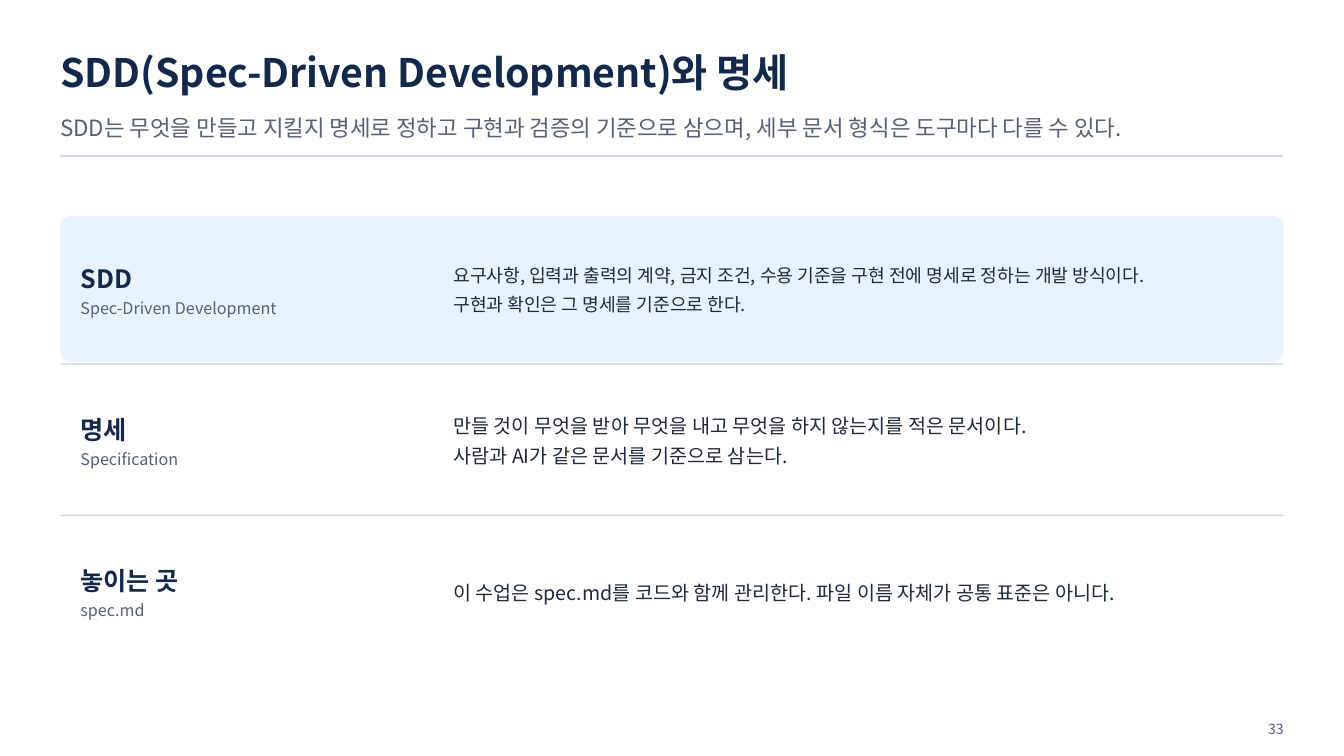
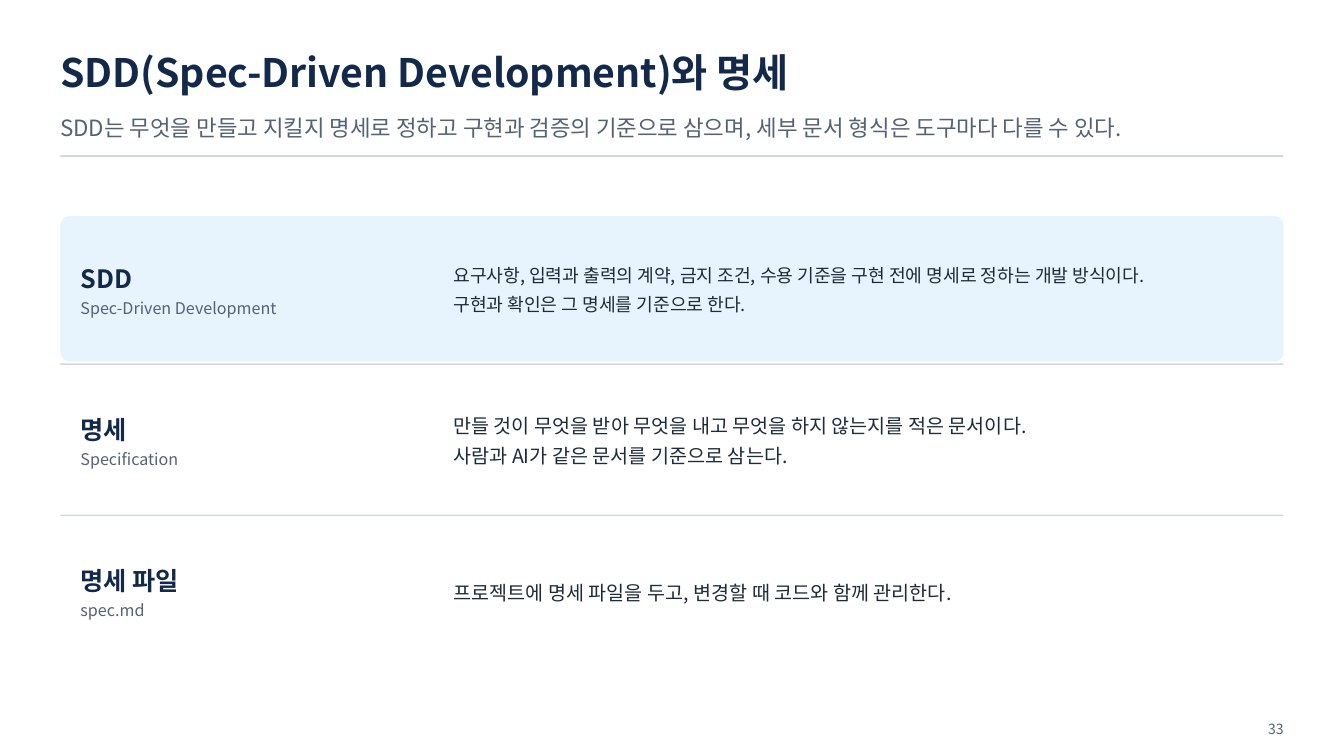
Before and after one commit to uengine-oss/hyd-iot-edu, a slide deck: slide 33 of workspace/강의제작/산출물/통합반/이론/07회차/통합반_07일차.pptx. Drawn at 1344x756 pixels with LibreOffice and Linux fonts; fonts in the diff are those of the drawing. Boxes give left, top, right and bottom in pixels: in the first picture for what was removed or moved away, otherwise in the second. Text is boxed around its words. In the diff, an @@ line names an element or a change of style, - is before the commit and + after.

Commit message:
통합반 7회차 32~35장 명세의 구체적 판단과 낭독·강조를 확정

```diff
--- a/workspace/강의제작/산출물/통합반/이론/07회차/통합반_07일차.pptx
+++ b/workspace/강의제작/산출물/통합반/이론/07회차/통합반_07일차.pptx
@@ text at box(80, 569, 179, 593): text changed @@
-놓이는 곳
+명세 파일
@@ text at box(453, 583, 952, 604): text changed @@
-이 수업은 spec.md를 코드와 함께 관리한다. 파일 이름 자체가 공통 표준은 아니다.
+프로젝트에 명세 파일을 두고, 변경할 때 코드와 함께 관리한다.
```
Also in this commit, not shown: 2 other slides changed, 22 other files.
